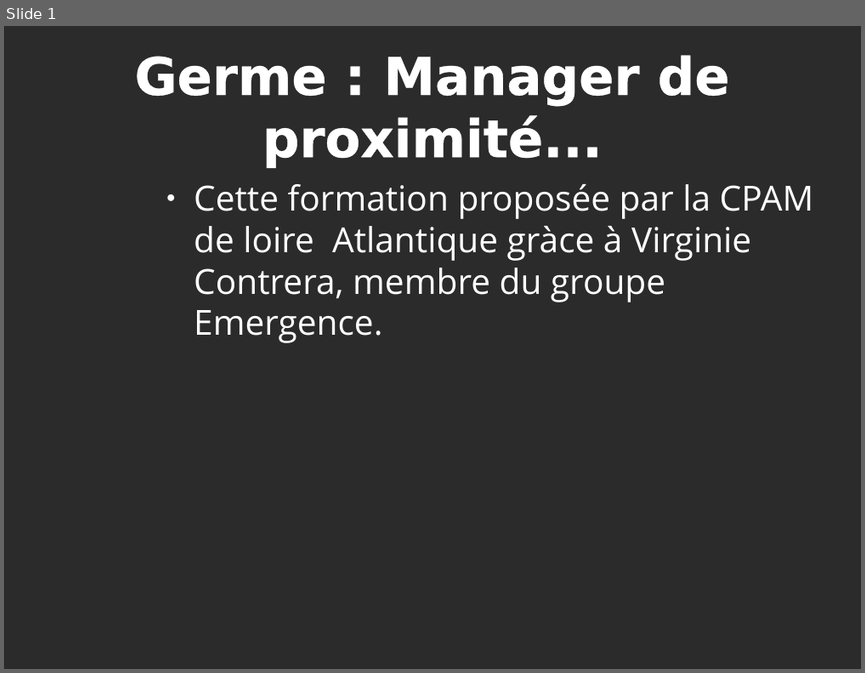
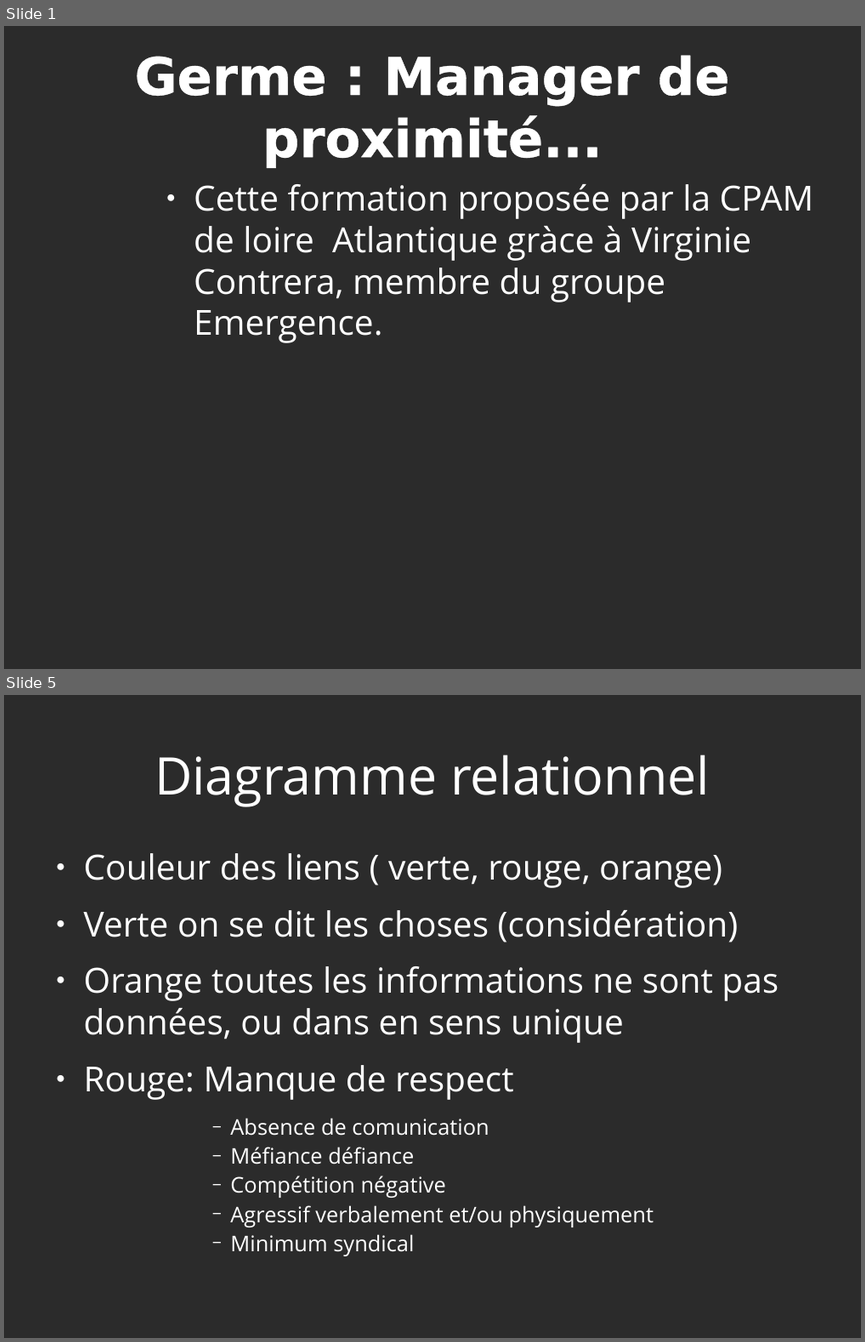
Before and after one commit to heylve/documents, a slide deck: germe/germe_formation.odp. Shown one above the other, each under a label of ours: slide 1 before the commit, slides 1 and 5 after it; the slides between them are not shown. The pictures are 865x673 and 865x1342 pixels, drawn with LibreOffice and Linux fonts; fonts in the diff are those of the drawing; background and template pictures are left out; a plain dark background stands for a picture behind light text. Boxes give left, top, right and bottom in pixels: in the first picture for what was removed or moved away, otherwise in the second. Text is boxed around its words. In the diff, an @@ line names an element or a change of style, - is before the commit and + after.

```diff
--- a/germe/germe_formation.odp
+++ b/germe/germe_formation.odp
@@ slide 5 added at bbox=[4, 695, 861, 1338], background picture (left out) @@
@@ title added at bbox=[154, 755, 710, 807], 48 pt, text #FFFFFF @@
+Diagramme relationnel
@@ text added at bbox=[84, 853, 778, 1256], 32 pt, text #FFFFFF @@
+● Couleur des liens ( verte, rouge, orange)
+● Verte on se dit les choses (considération)
+● Orange toutes les informations ne sont pas données, ou dans en sens unique
+● Rouge: Manque de respect
+        − Absence de comunication
+        − Méfiance défiance
+        − Compétition négative
+        − Agressif verbalement et/ou physiquement
+        − Minimum syndical
```
Also in this commit, not shown: 1 slide changed, 2 other slides added.
